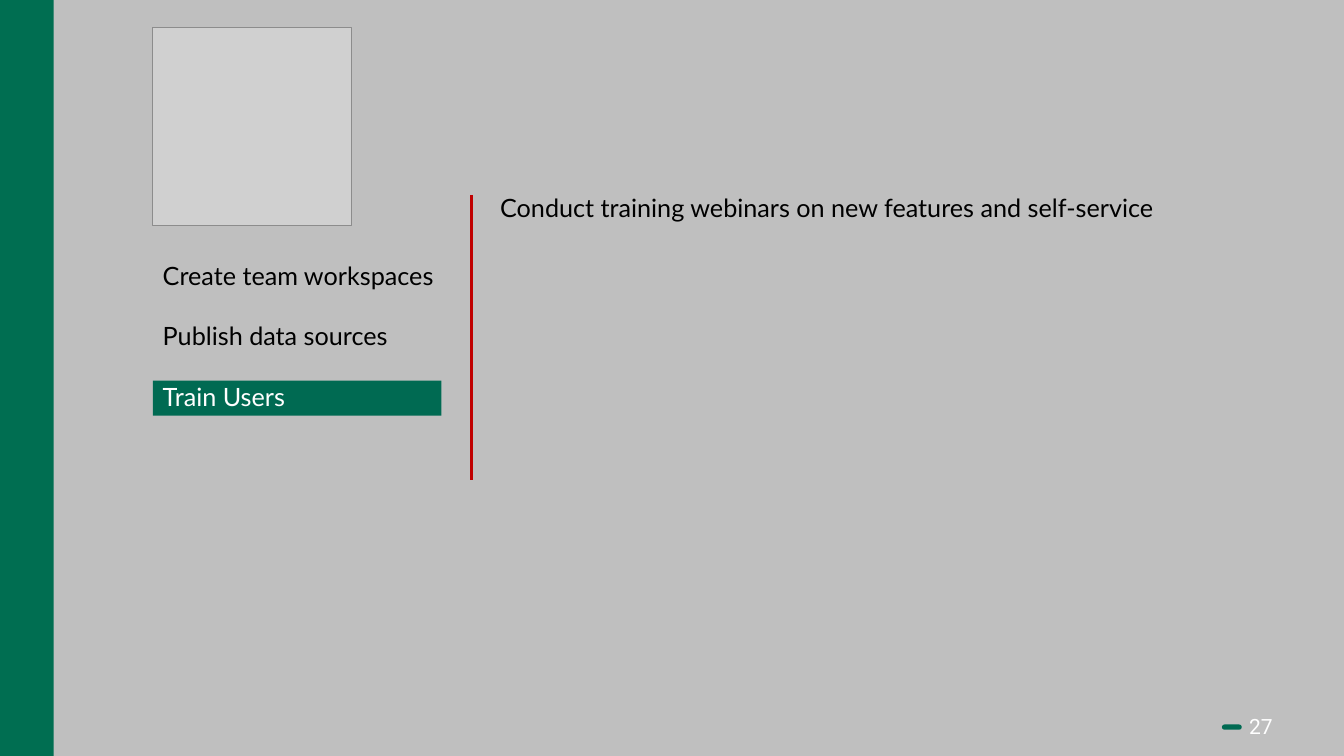
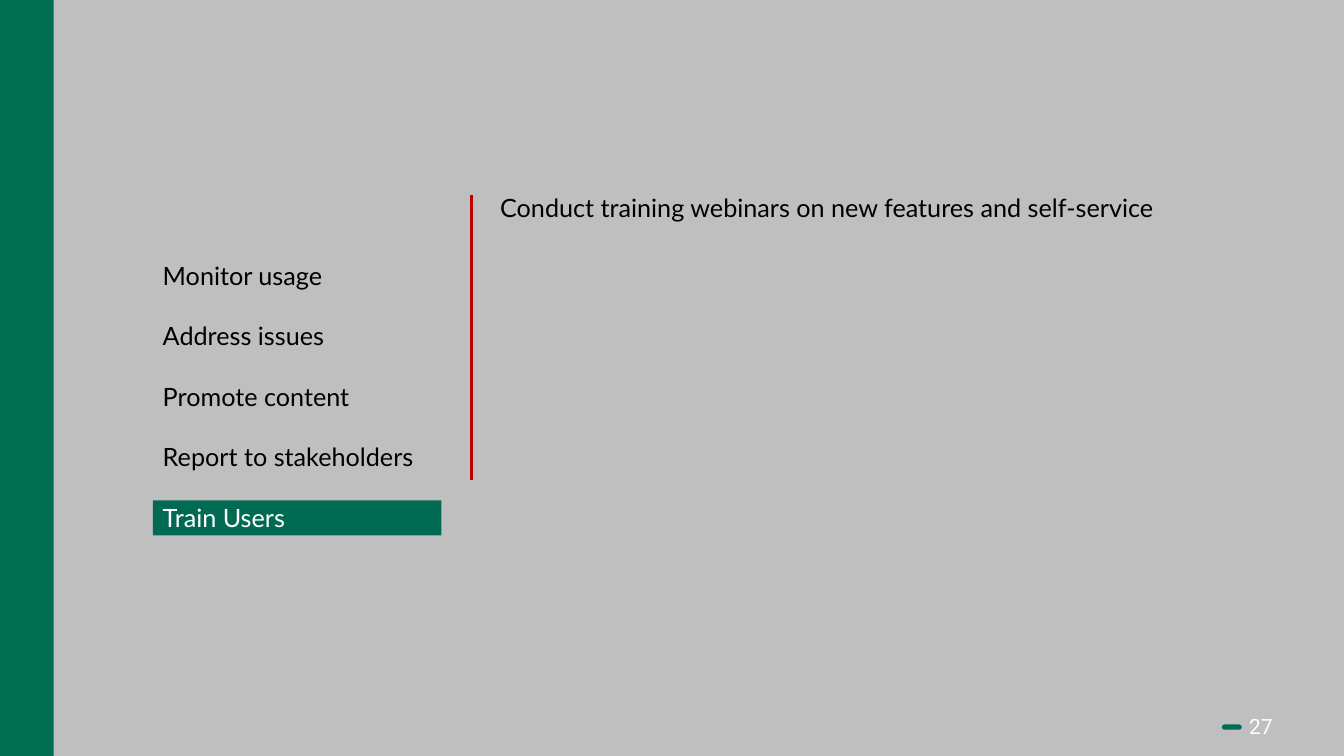
Before and after one commit to Bedrock-Data/Presentations, a slide deck: slide 27 of Power BI Admin - no animations.pptx. Drawn at 1344x756 pixels with LibreOffice and Linux fonts; fonts in the diff are those of the drawing; grey boxes stand for pictures. Boxes give left, top, right and bottom in pixels: in the first picture for what was removed or moved away, otherwise in the second. Text is boxed around its words. In the diff, an @@ line names an element or a change of style, - is before the commit and + after.

```diff
--- a/Power BI Admin - no animations.pptx
+++ b/Power BI Admin - no animations.pptx
@@ picture removed at (153, 27, 352, 226) @@
@@ text removed at (163, 266, 433, 407) @@
-Create team workspaces
-Publish data sources
-Train Users
@@ text added at (163, 266, 414, 528), 18 pt, text #000000 @@
+Monitor usage
+Address issues
+Promote content
+Report to stakeholders
+Train Users
@@ rectangle: place and size @@
-rectangle at (153, 381, 442, 416)
+rectangle at (153, 500, 442, 535)
```
Also in this commit, not shown: 15 other slides changed, 1 slide added, 6 slides removed.
